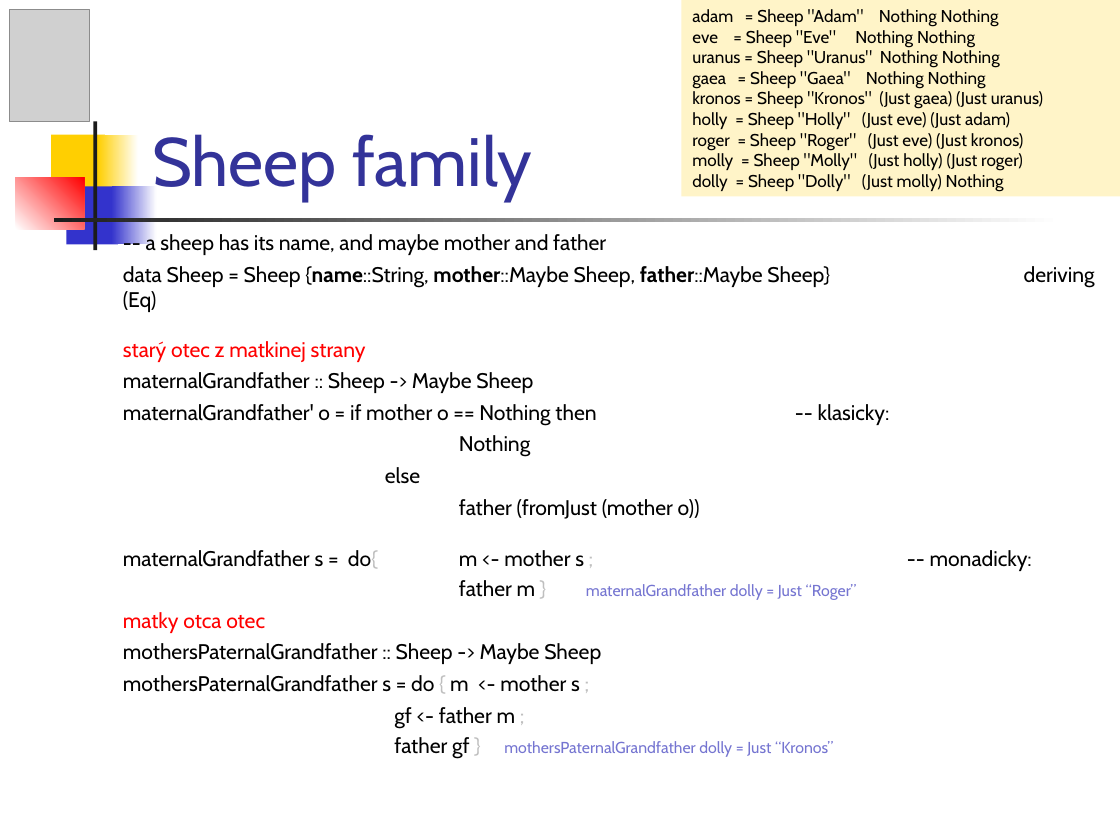
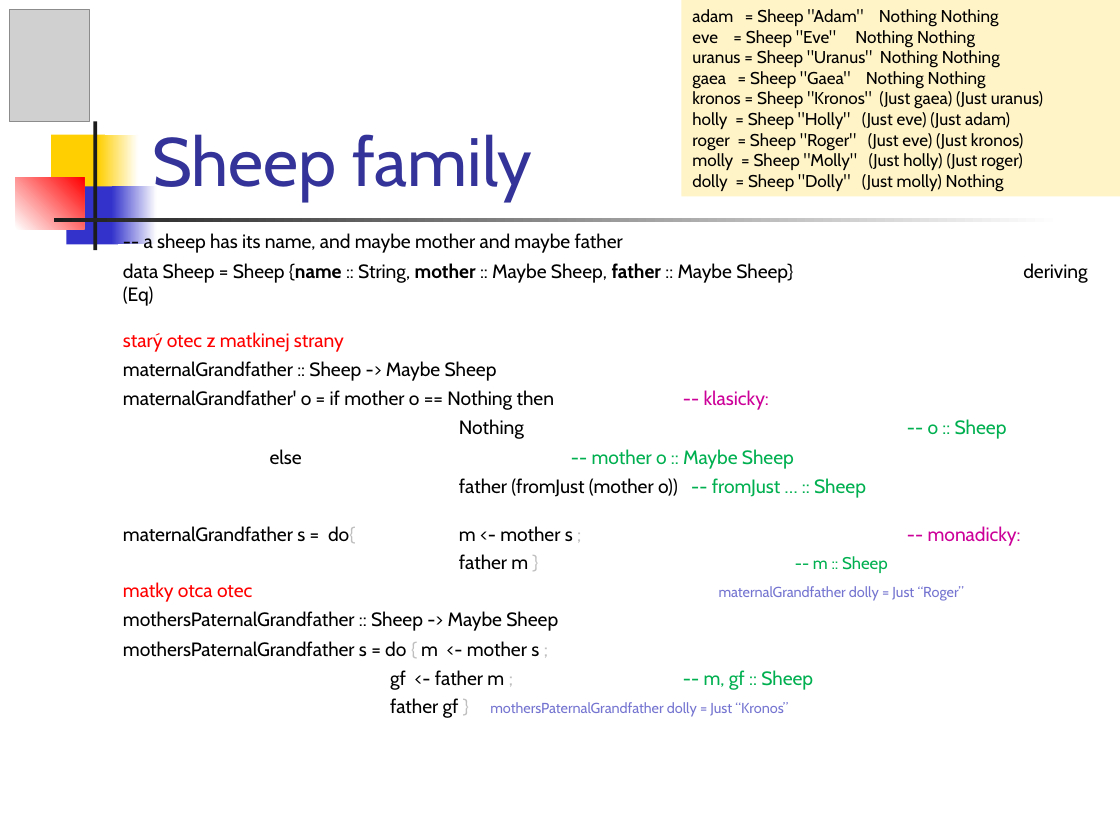
Before and after one commit to Funkcionalne/Prednasky, a slide deck: slide 8 of 12/12_fpro.ppt (slide 7 before the commit). Drawn at 1120x840 pixels with LibreOffice and Linux fonts; fonts in the diff are those of the drawing; grey boxes stand for pictures. Boxes give left, top, right and bottom in pixels: in the first picture for what was removed or moved away, otherwise in the second. Text is boxed around its words. In the diff, an @@ line names an element or a change of style, - is before the commit and + after.

```diff
--- a/12/12_fpro.ppt
+++ b/12/12_fpro.ppt
@@ text at (123, 233, 1088, 282): text changed; size 13.6 to 12.4 pt @@
--- a sheep has its name, and maybe mother and father
-data Sheep = Sheep {name::String, mother::Maybe Sheep, father::Maybe Sheep} deriving (Eq)
+-- a sheep has its name, and maybe mother and maybe father
+data Sheep = Sheep {name :: String, mother :: Maybe Sheep, father :: Maybe Sheep} deriving (Eq)
@@ text at (123, 332, 788, 718): size 13.6 to 12.4 pt in "starý otec z matkinej strany", "maternalGrandfather :: Sheep -> Maybe Sheep", "maternalGrandfather' o = if mother o == ...", "maternalGrandfather s = do{ m <- mother ..." and 3 more places; text colour #000000 to #CC0099 in "-- klasicky:", "-- monadicky:"; size 10.2 to 9.3 pt in "mothersPaternalGrandfather dolly = Just “Kronos”" @@
@@ text at (459, 419, 1007, 498): text changed; size 13.6 to 12.4 pt; text colour #000000 to #00B050 @@
-Nothing
-else
-father (fromJust (mother o))
+Nothing -- o :: Sheep
+else -- mother o :: Maybe Sheep
+father (fromJust (mother o)) -- fromJust … :: Sheep
@@ text at (123, 554, 964, 602): text changed; size 10.2 to 9.3 pt @@
-father m } maternalGrandfather dolly = Just “Roger”
-matky otca otec
+father m } -- m :: Sheep
+matky otca otec maternalGrandfather dolly = Just “Roger”
@@ text at (390, 670, 813, 690): text changed; size 13.6 to 12.4 pt; text colour #000000 to #00B050 @@
-gf <- father m ;
+gf <- father m ; -- m, gf :: Sheep
```
Also in this commit, not shown: 18 other slides changed, 2 slides added, 1 other file.
